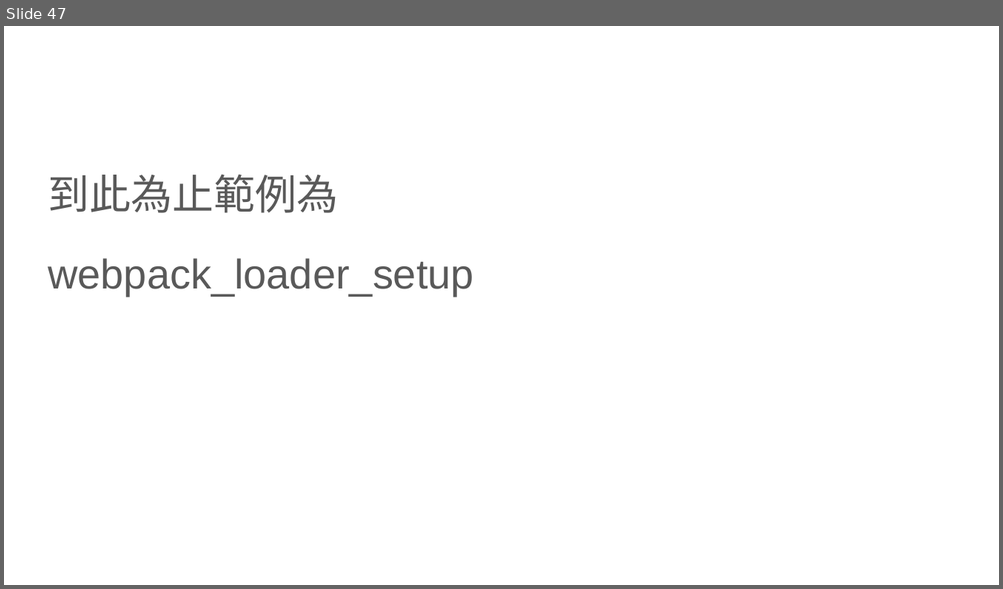
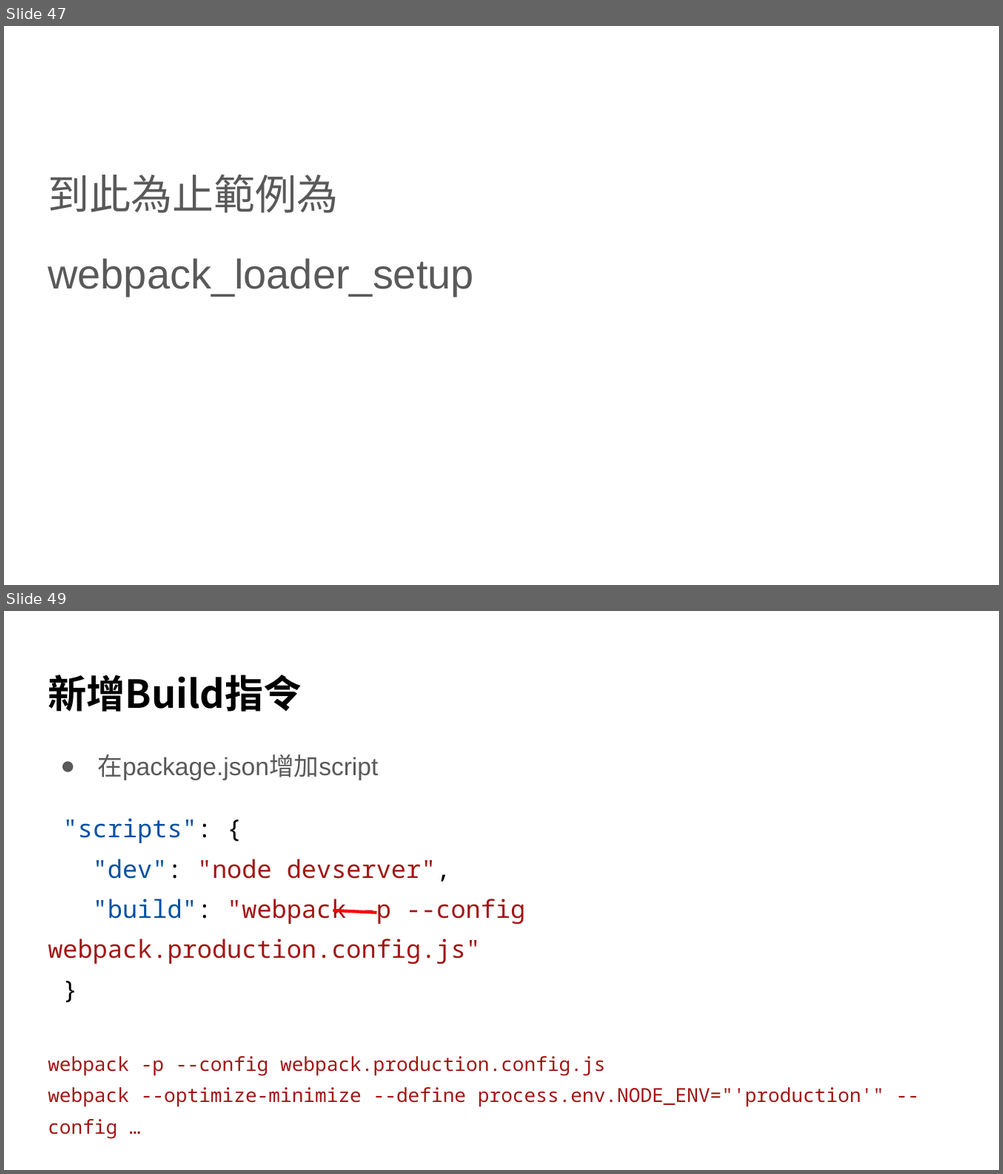
Before and after one commit to johnmausfam/LessonA, a slide deck: Webpack.pptx. Shown one above the other, each under a label of ours: slide 47 before the commit, slides 47 and 49 after it; the slides between them are not shown. The pictures are 1003x589 and 1003x1174 pixels, drawn with LibreOffice and Linux fonts; fonts in the diff are those of the drawing. Boxes give left, top, right and bottom in pixels: in the first picture for what was removed or moved away, otherwise in the second. Text is boxed around its words. In the diff, an @@ line names an element or a change of style, - is before the commit and + after.

```diff
--- a/Webpack.pptx
+++ b/Webpack.pptx
@@ slide 49 added at [4, 611, 999, 1170], background #FFFFFF @@
@@ title added at [48, 675, 302, 712], 28 pt, text #000000, bold @@
+新增Build指令
@@ text added at [48, 755, 884, 1108], 14 pt, text #A31515 @@
+● 在package.json增加script
+"scripts": {
+"dev": "node devserver",
+"build": "webpack -p --config webpack.production.config.js"
+}
+webpack -p --config webpack.production.config.js
+webpack --optimize-minimize --define process.env.NODE_ENV="'production'" --config …
@@ line added from (333, 911) to (377, 912), #FF0000 2.25 pt @@
```
Also in this commit, not shown: 1 slide changed, 60 other slides added, 1 other file.
